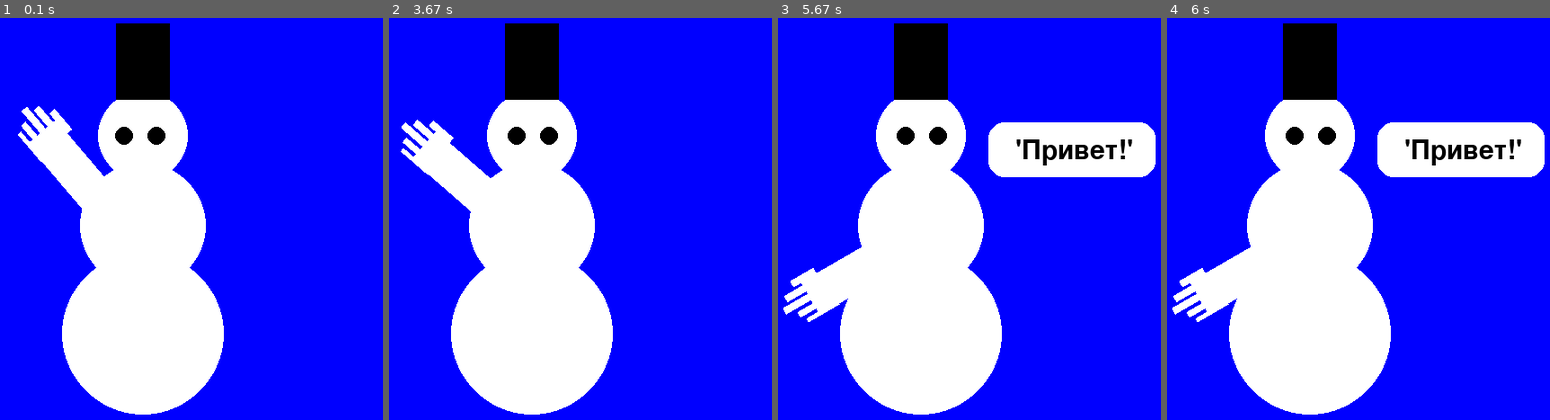
Above: before the commit, frames 1-4 (left to right).
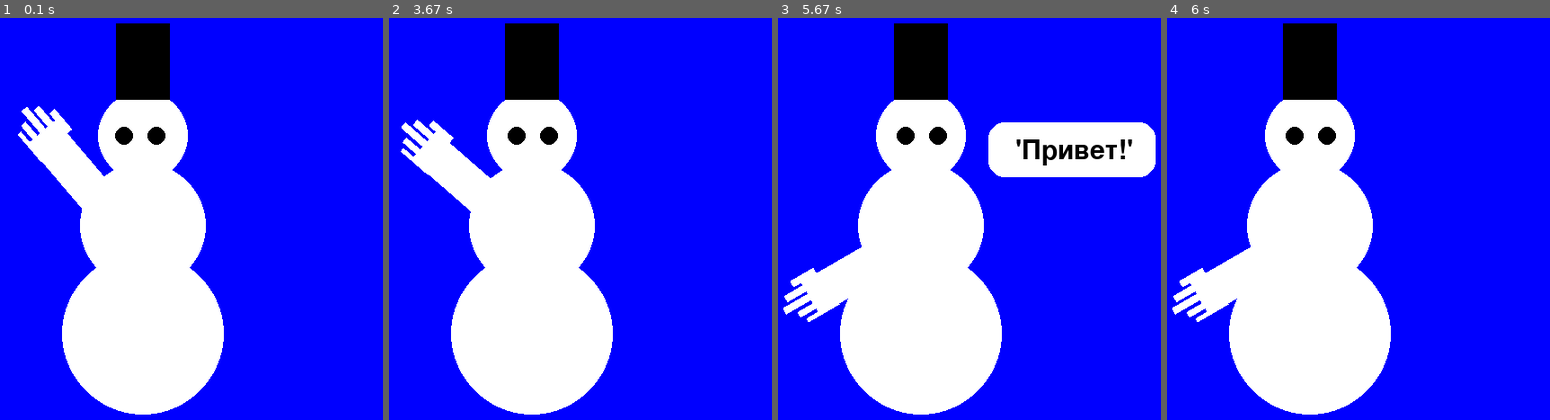
Above: after the commit, the same moments.

Repository: Tomaskis777/demoqa
Game: pygame game, started from PYGAME/GAME/Start.py
The game is run twice, just before and just after one commit, with the same random seed, the same clock (stepped at 60 frames per second) and the same inputs.
Inputs:
- Up to frame 1 (0.1 s): no input
- Up to frame 2 (3.67 s): no input
- Up to frame 3 (5.67 s): no input
- Up to frame 4 (6 s): no input

Frames 1-3 are identical in both runs. In frame 4, 5.8% of the frame differs, in the area x 54-99%, y 25-40%.

Commit message:
Firs comit

Diff:
--- a/PYGAME/GAME/Start.py
+++ b/PYGAME/GAME/Start.py
@@ -91,7 +91,9 @@
 
 show_bubble = False
 bubble_interval = 3.72
-last_bubble_time = time.time()
+bubble_display_duration = 2  # Длительность отображения облачка в секундах
+bubble_appear_time = time.time() + bubble_interval
+bubble_disappear_time = None
 
 stop_movement = False
 
@@ -138,12 +140,11 @@
         screen.blit(rotated_hand_surface, rotated_hand_rect)
         angle = 120
 
-
-
     current_time = time.time()
-    if current_time - last_bubble_time >= bubble_interval:
+    if current_time >= bubble_appear_time and not show_bubble:
         show_bubble = True
         stop_movement = True
+        bubble_disappear_time = current_time + bubble_display_duration
         for circle in left_circles:
             circle['speed_x'] = 0
             circle['speed_y'] = 0
@@ -154,6 +155,11 @@
 
     if show_bubble:
         draw_speech_bubble(screen, (475, 185), "'Привет!'", font, (0, 0, 0), (255, 255, 255))
+        if current_time >= bubble_disappear_time:
+            show_bubble = False
+            stop_movement = True
+        bubble_appear_time = current_time + bubble_interval
+
 
     pygame.display.flip()
 
--- a/PYGAME/GAME/test_page.py
+++ b/PYGAME/GAME/test_page.py
@@ -39,11 +39,11 @@
 def update_position(objects, min_x, max_x, min_y, max_y):
     for obj in objects:
         obj['center'][0] += obj['speed_x']
-        obj['center'][1] += obj['speed_y']
+        obj['center'][1'] += obj['speed_y']
 
         if obj['center'][0] > max_x - obj["radius"] or obj['center'][0] < min_x + obj["radius"]:
             obj["speed_x"] = -obj["speed_x"]
-        if obj['center'][1] > max_y - obj["radius"] or obj['center'][1] < min_y + obj["radius"]:
+        if obj['center'][1'] > max_y - obj["radius"] or obj['center'][1] < min_y + obj["radius"]:
             obj["speed_y"] = -obj["speed_y"]
 
 circles = [
@@ -85,7 +85,9 @@
 # Переменные для управления появлением облачка
 show_bubble = False
 bubble_interval = 3  # Промежуток времени в секундах до появления облачка
+bubble_display_duration = 2  # Длительность отображения облачка в секундах
 bubble_appear_time = time.time() + bubble_interval
+bubble_disappear_time = None
 
 # Переменные для остановки движения
 stop_movement = False
@@ -129,9 +131,10 @@
 
     # Проверка времени появления облачка
     current_time = time.time()
-    if current_time >= bubble_appear_time:
+    if current_time >= bubble_appear_time and not show_bubble:
         show_bubble = True
         stop_movement = True
+        bubble_disappear_time = current_time + bubble_display_duration
         # Останавливаем движение circles
         for circle in left_circles:
             circle['speed_x'] = 0
@@ -143,6 +146,9 @@
     # Отрисовка облачка с текстом "HI"
     if show_bubble:
         draw_speech_bubble(screen, (350, 200), "HI", font, (0, 0, 0), (255, 255, 255))
+        if current_time >= bubble_disappear_time:
+            show_bubble = False
+            # Движение объектов не возобновляется, они остаются остановленными
 
     pygame.display.flip()
 
